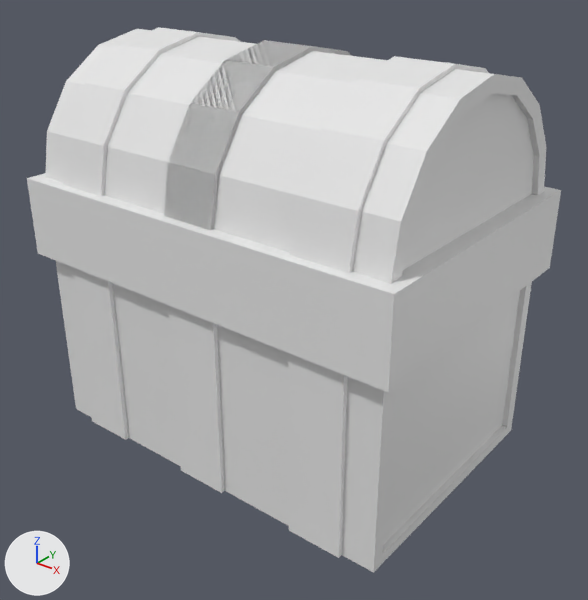
A saved change to the Blender file TreasureChest.blend_02.blend.
One viewpoint serves both versions: a 50 mm lens placed at (4.26, -5.25, 4.59), pointed at (0.16, -0.12, 1.41). The lights are fixed; the arrows at lower left show +X, +Y and +Z.
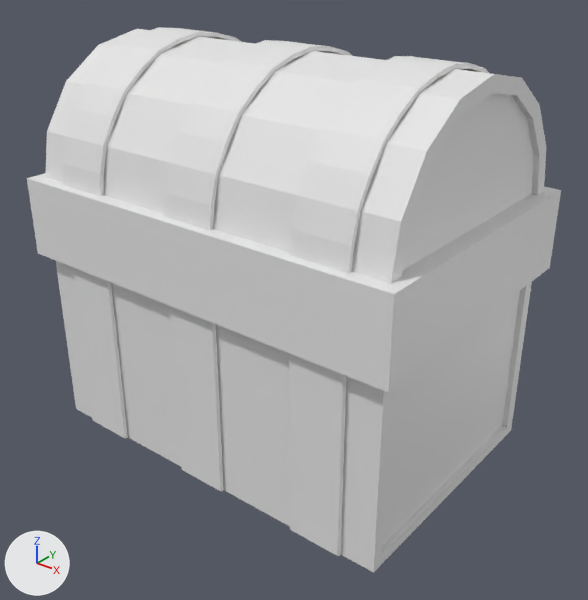
Location of each change, (x1, y1, x2, y2) in pixels of the pictures (588 x 600 px):
'Cylinder.001', reshaped, modifiers changed
    both: (63, 27, 489, 273)
'Cube.003', reshaped, rescaled
    before: (72, 267, 348, 558)
    after: (73, 268, 346, 556)
part 1 of me_cube_004, added
    after: (73, 268, 346, 556)
part 2 of me_cylinder_001, rebuilt
    before: (164, 40, 352, 230)
    after: (164, 40, 353, 230)
part 3 of me_cylinder_001, rebuilt
    both: (63, 27, 489, 273)

Diff of the bpy script that builds the scene:
```diff
--- a/TreasureChest.blend_02.blend.py
+++ b/TreasureChest.blend_02.blend.py
@@ me_cube_004 @@
 # used by ob_cube_003; location = (0.0, 0.0, 0.0); scale = (0.25, 0.02, 1.0)
-me_cube_004.from_pydata(...)  # 16 vertices, 11 faces; spans x -6.0..1.0, y -62.0..-60.0, z 0.0..2.0
+me_cube_004.from_pydata(...)  # 44 vertices, 43 faces; spans x -1.5..0.25, y -1.24..-1.2, z 0.0..2.0
+# me_cube_004 part 1
+# 44 vertices are added at x -1.5..0.25, y -1.24..-1.2, z 0.0..2.0
+# 43 new faces join them
@@ me_cylinder_001 @@
 # used by ob_cylinder_001; location = (0.0, 0.0, 2.36); rotation_euler = (0.0, 1.571, 0.0), in degrees (0, 90, 0); scale = (1.2, 1.2, 0.25)
-me_cylinder_001.from_pydata(...)  # 36 vertices, 16 faces; spans x -1.0..0.0, y -1.0..1.0, z -6.0..1.0
+me_cylinder_001.from_pydata(...)  # 324 vertices, 315 faces; spans x -1.03..0.0, y -1.03..1.03, z -6.0..1.0
+# me_cylinder_001 part 2: the loose piece of 18 vertices spanning x -1.0..0.0, y -1.0..1.0, z -1.0..1.0 is rebuilt with 138 vertices and now spans x -1.03..0.0, y -1.03..1.03, z 0.0..1.0
+# me_cylinder_001 part 3: the loose piece of 18 vertices spanning x -1.0..0.0, y -1.0..1.0, z -6.0..-4.0 is rebuilt with 186 vertices and now spans x -1.03..0.0, y -1.03..1.03, z -6.0..-4.0
@@ ob_cube_003 @@
 ob_cube_003.location = (0.0, 0.0, 0.0)
-ob_cube_003.scale = (0.25, 0.02, 1.0)
 _m = ob_cube_003.modifiers.new('Mirror', 'MIRROR')
@@ ob_cylinder_001 @@
 _m = ob_cylinder_001.modifiers.new('Mirror', 'MIRROR')
 _m.use_axis = (False, False, True)
-_m = ob_cylinder_001.modifiers.new('Solidify', 'SOLIDIFY')
-_m.thickness = -0.03
-_m.nonmanifold_thickness_mode = 'FIXED'
-_m.nonmanifold_merge_threshold = 0.0003
```
